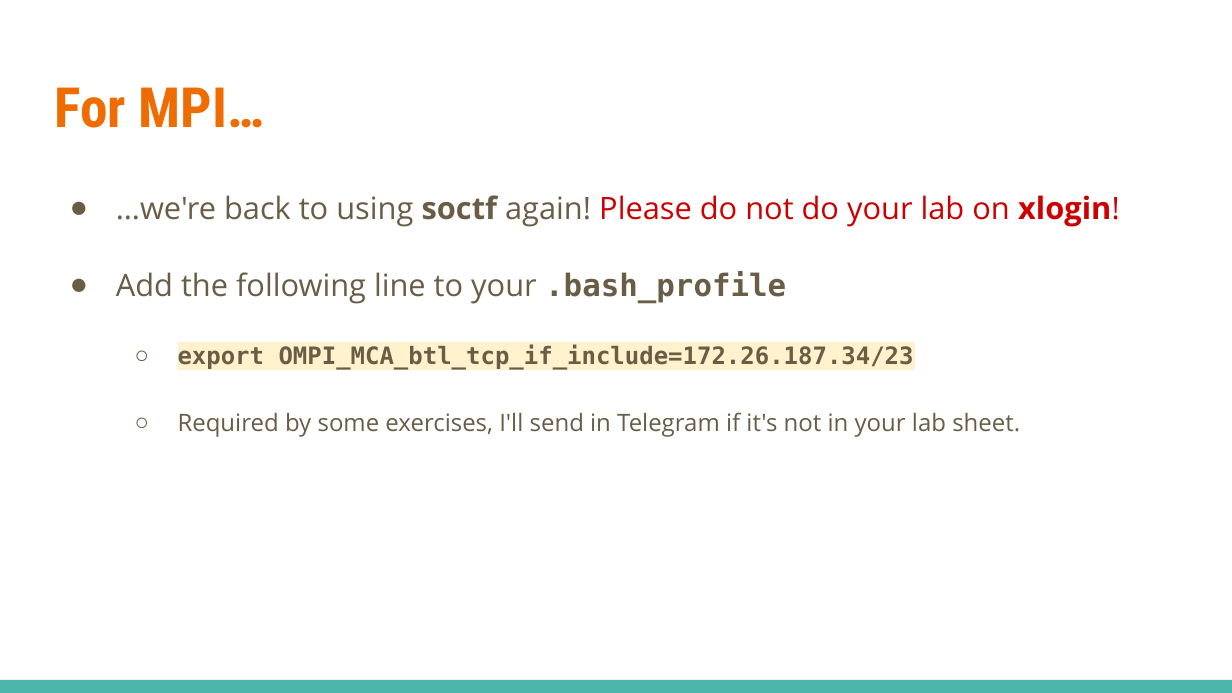
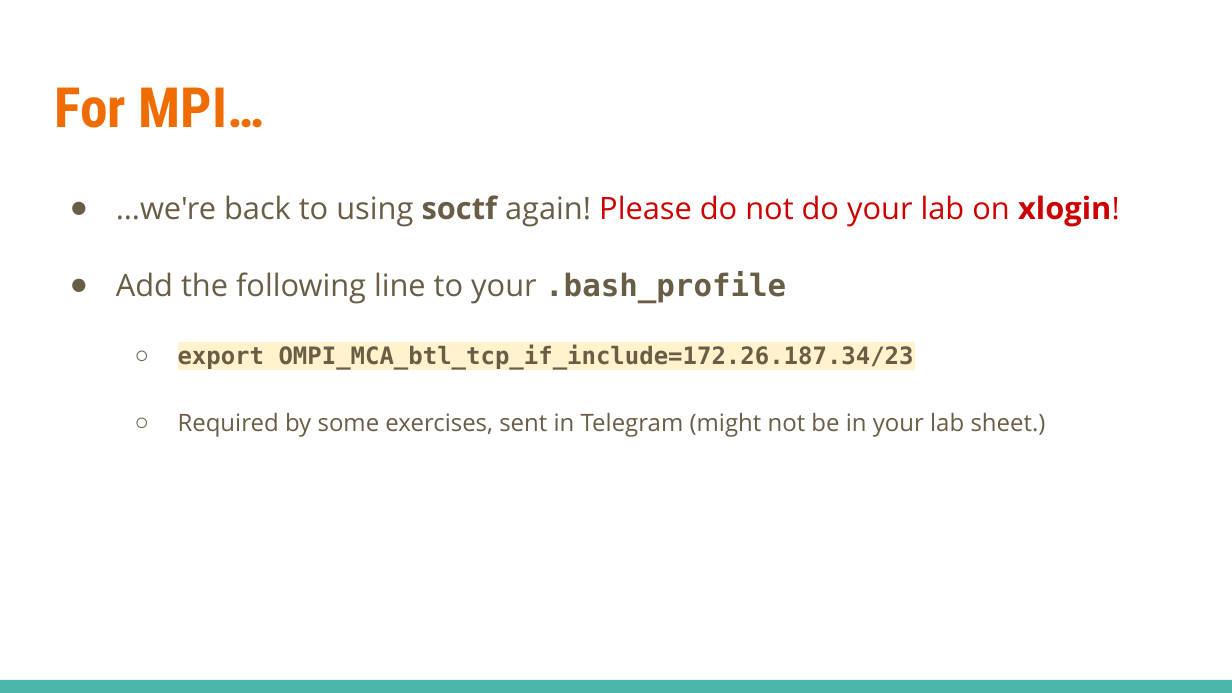
Before and after one commit to theodoreleebrant/TA-2425S1, a slide deck: slide 15 of CS3210/pptx/CS3210-TL8 (Lab 4).pptx. Drawn at 1232x693 pixels with LibreOffice and Linux fonts; fonts in the diff are those of the drawing. Boxes give left, top, right and bottom in pixels: in the first picture for what was removed or moved away, otherwise in the second. Text is boxed around its words. In the diff, an @@ line names an element or a change of style, - is before the commit and + after.

Commit message:
TL8 update

```diff
--- a/CS3210/pptx/CS3210-TL8 (Lab 4).pptx
+++ b/CS3210/pptx/CS3210-TL8 (Lab 4).pptx
@@ text at [178,413,1046,437]: text changed @@
-  ○ Required by some exercises, I'll send in Telegram if it's not in your lab sheet.
+  ○ Required by some exercises, sent in Telegram (might not be in your lab sheet.)
```
Also in this commit, not shown: 2 other slides changed.
